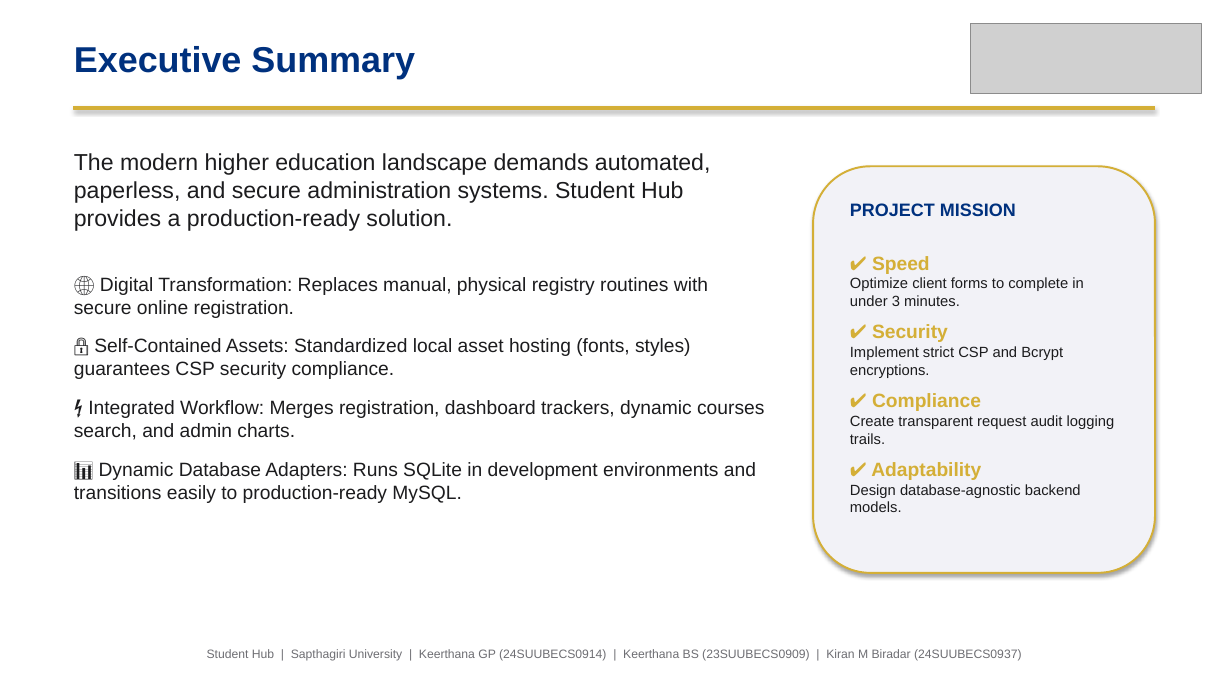
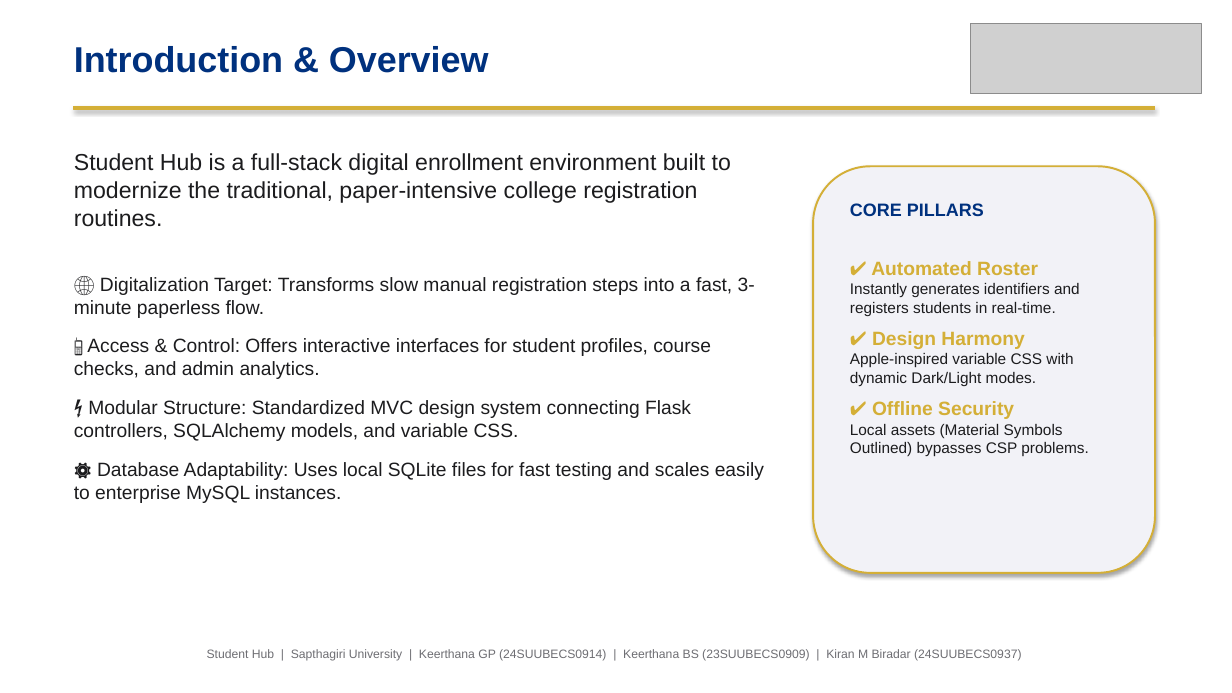
Before and after one commit to kirancodes-dev/Student-Registration, a slide deck: slide 2 of Student_Registration_Presentation.pptx. Drawn at 1232x693 pixels with LibreOffice and Linux fonts; fonts in the diff are those of the drawing; grey boxes stand for pictures. Boxes give left, top, right and bottom in pixels: in the first picture for what was removed or moved away, otherwise in the second. Text is boxed around its words. In the diff, an @@ line names an element or a change of style, - is before the commit and + after.

Commit message:
feat: restructure and expand presentation to 19 slides based on course guidelines

```diff
--- a/Student_Registration_Presentation.pptx
+++ b/Student_Registration_Presentation.pptx
@@ text at [74, 46, 489, 73]: text changed @@
-Executive Summary
+Introduction & Overview
@@ text at [74, 153, 764, 503]: text changed @@
-The modern higher education landscape demands automated, paperless, and secure administration systems. Student Hub provides a production-ready solution.
-🌐 Digital Transformation: Replaces manual, physical registry routines with secure online registration.
-🔒 Self-Contained Assets: Standardized local asset hosting (fonts, styles) guarantees CSP security compliance.
-⚡ Integrated Workflow: Merges registration, dashboard trackers, dynamic courses search, and admin charts.
-📊 Dynamic Database Adapters: Runs SQLite in development environments and transitions easily to production-ready MySQL.
+Student Hub is a full-stack digital enrollment environment built to modernize the traditional, paper-intensive college registration routines.
+🌐 Digitalization Target: Transforms slow manual registration steps into a fast, 3-minute paperless flow.
+📱 Access & Control: Offers interactive interfaces for student profiles, course checks, and admin analytics.
+⚡ Modular Structure: Standardized MVC design system connecting Flask controllers, SQLAlchemy models, and variable CSS.
+⚙️ Database Adaptability: Uses local SQLite files for fast testing and scales easily to enterprise MySQL instances.
@@ text at [850, 203, 1088, 457]: text changed; size 11.5 to 12 pt @@
-PROJECT MISSION
-✔ Speed
-Optimize client forms to complete in under 3 minutes.
-✔ Security
-Implement strict CSP and Bcrypt encryptions.
-✔ Compliance
-Create transparent request audit logging trails.
-✔ Adaptability
-Design database-agnostic backend models.
+CORE PILLARS
+✔ Automated Roster
+Instantly generates identifiers and registers students in real-time.
+✔ Design Harmony
+Apple-inspired variable CSS with dynamic Dark/Light modes.
+✔ Offline Security
+Local assets (Material Symbols Outlined) bypasses CSP problems.
```
Also in this commit, not shown: 6 other slides changed, 12 slides added, 7 slides removed, 1 other file.
